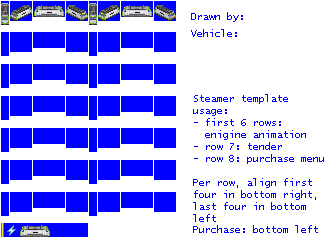
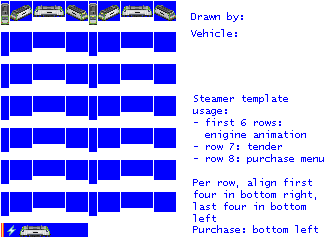
Comparing the layer stacks of the two 331px x 237px images. Changes:
painted on "empty.png" over [20, 15, 152, 237]
